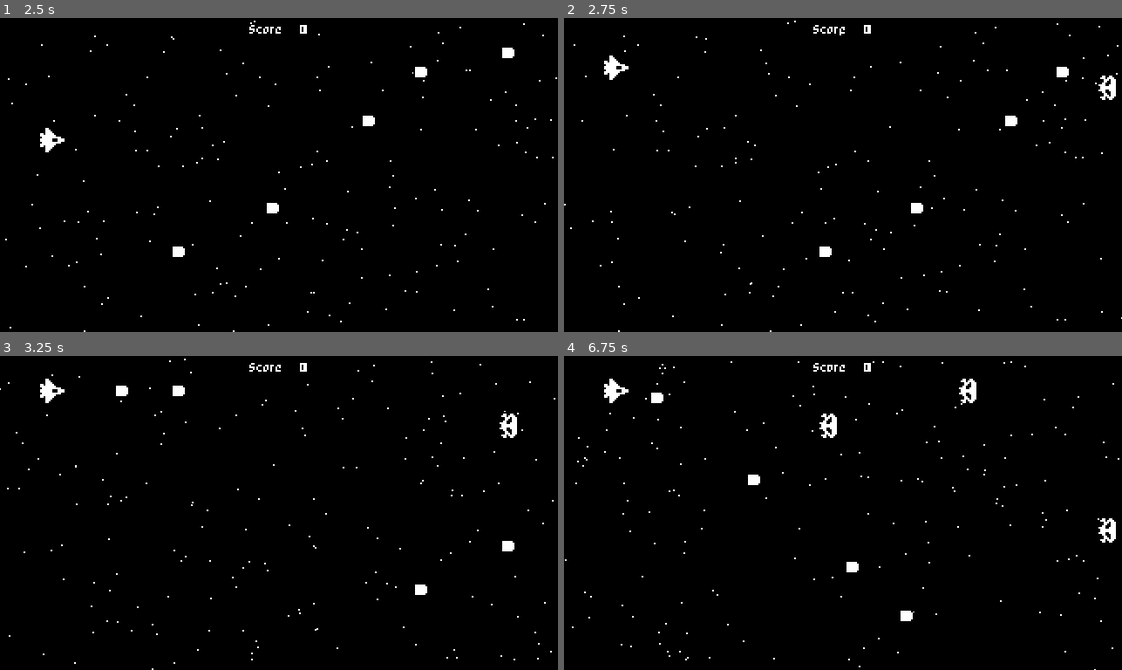
Above: before the commit, frames 1-4 (two rows, left to right).
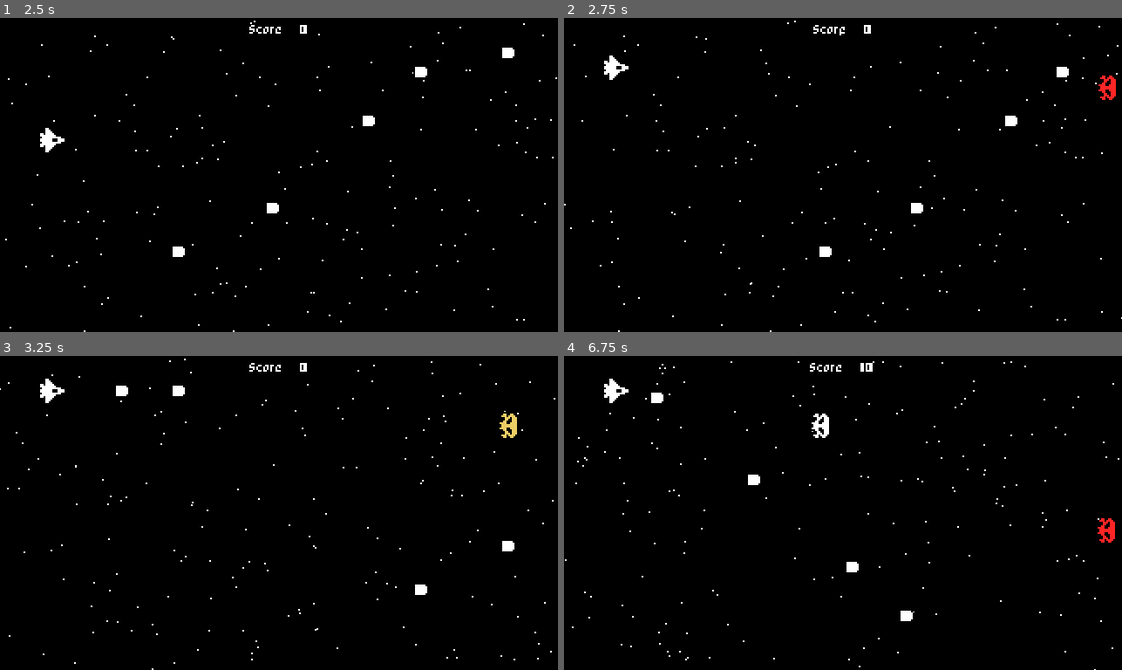
Above: after the commit, the same moments.

Repository: defvova/space_shooter
Game: Godot game, scene res://src/Levels/StartMenu.tscn
Same seed, same stepped clock (60 frames per second), same inputs: the game is played once before the commit and once after it.
Inputs:
- Up to frame 1 (2.5 s): tap Space at 0.5 s; hold Up (ui_up) 0.53-1.28 s; tap Enter (ui_accept) at 0.6, 0.77, 1.07, 1.35, 1.52, 1.82, 2.1 s; hold Down (ui_down) 1.28-2.03 s; hold Up (ui_up) from 2.03 s (still down)
- Up to frame 2 (2.75 s): keep holding Up (ui_up)
- Up to frame 3 (3.25 s): keep holding Up (ui_up); tap Enter (ui_accept) at 2.85, 3.02 s
- Up to frame 4 (6.75 s): tap Enter (ui_accept) at 3.32, 3.6, 3.77, 4.07, 4.35, 4.52, 4.82, 5.1, 5.85, 6.02, 6.32, 6.6 s; release Up (ui_up) at 3.53 s; hold Down (ui_down) 3.53-5.78 s; hold Up (ui_up) from 5.78 s (still down)

Frame 1 is identical in both runs. In frame 2, 0.2% of the frame differs, in the area x 95-99%, y 18-27%; in frame 3, 0.2%; in frame 4, 0.6%, in the area x 44-99%, y 2-60%.

Commit message:
Add more enemies

Diff:
--- a/src/Actors/Enemy/Enemy.gd
+++ b/src/Actors/Enemy/Enemy.gd
@@ -1,13 +1,68 @@
 extends Area2D
 
 export (int) var SPEED = 40
-export (int) var ARMOR = 3
-export (int) var SCORE_UP = 10
 export (int) var MAX_SPEED_UP = 100
 export (int) var SPEED_UP_BY = 2
 
+const ENEMY_PROPS = {
+	0: {
+		armor = 0,
+		color = 'ffffff',
+		score = 10,
+		can_fire = false
+	},
+	1: {
+		armor = 1,
+		color = 'ffffff',
+		score = 10,
+		can_fire = false
+	},
+	2: {
+		armor = 2,
+		color = 'edcf66',
+		score = 20,
+		can_fire = false
+	},
+	3: {
+		armor = 3,
+		color = 'ff2626',
+		score = 30,
+		can_fire = false
+	},
+	4: {
+		armor = 4,
+		color = 'c634e5',
+		score = 40,
+		can_fire = false
+	},
+	5: {
+		armor = 5,
+		color = 'f78438',
+		score = 100,
+		can_fire = true
+	}
+}
+var enemy_props
+var enemy_score = 10
+var can_fire = false
+
 const ExplosionEffect: Object = preload("res://src/Actors/ExplosionEffect.tscn")
 const HitEffect = preload("res://src/Actors/HitEffect.tscn")
+const Bullet = preload("res://src/Actors/Player/Bullet.tscn")
+
+func _ready() -> void:
+	var main = get_parent()
+	var lvl = 3
+
+	if main.is_in_group('Level'):
+		lvl = main.enemy_lvl
+
+	var rand = randi() % lvl + 1
+	enemy_props = ENEMY_PROPS[rand]
+	set_modulate(enemy_props.color)
+	enemy_score = enemy_props.score
+	can_fire = enemy_props.can_fire
+	fire()
 
 func _process(delta: float) -> void:
 	var main = get_parent()
@@ -22,24 +77,38 @@
 	var main = get_parent()
 
 	if main.is_in_group('Level'):
-		main.score += SCORE_UP
+		main.score += enemy_score
 		var speed = main.speed_up_velocity
 
 		if speed < MAX_SPEED_UP:
 			main.speed_up_velocity += SPEED_UP_BY
 
-			if speed > (MAX_SPEED_UP / 3):
+			if main.score >= 200 and main.score <= 400:
 				main.speed_up_spawner = 1
+
+			if main.score >= 1000 and main.score <= 1500:
+				main.speed_up_spawner = 0.5
+
+			if main.score >= 200 and main.score <= 500:
+				main.enemy_lvl = 4
+
+			if main.score >= 500 and main.score <= 1000:
+				main.enemy_lvl = 5
 
 func _on_Enemy_body_entered(body: Node) -> void:
 	body.queue_free()
 	create_hit_effect()
+	hit_enemy()
 
-	ARMOR -= 1
-	if ARMOR <= 0:
+	if enemy_props.armor <= 0:
 		score_up()
 		create_explosion()
 		queue_free()
+
+func hit_enemy() -> void:
+	var index = enemy_props.armor - 1
+	enemy_props = ENEMY_PROPS[index]
+	set_modulate(enemy_props.color)
 
 func create_explosion() -> void:
 	var explosion = ExplosionEffect.instance()
@@ -52,3 +121,18 @@
 
 	get_parent().call_deferred('add_child', hit_effect)
 	hit_effect.global_position = global_position
+
+func fire() -> void:
+	if not can_fire:
+		return
+
+	var bullet = Bullet.instance()
+	bullet.rotation_degrees = 180
+	bullet.global_position = global_position
+	bullet.collision_mask = 1
+	bullet.linear_velocity.x = -200
+
+	get_parent().call_deferred('add_child', bullet)
+
+func _on_Timer_timeout() -> void:
+	fire()
--- a/src/Actors/Enemy/Enemy.tscn
+++ b/src/Actors/Enemy/Enemy.tscn
@@ -4,6 +4,7 @@
 [ext_resource path="res://src/Actors/Enemy/Enemy.gd" type="Script" id=2]
 
 [node name="Enemy" type="Area2D"]
+modulate = Color( 0.968627, 0.517647, 0.219608, 1 )
 collision_layer = 2
 script = ExtResource( 2 )
 
@@ -22,5 +23,9 @@
 [node name="VisibilityNotifier2D" type="VisibilityNotifier2D" parent="."]
 position = Vector2( 0.5, 4.17233e-07 )
 scale = Vector2( 0.55, 0.8 )
+
+[node name="Timer" type="Timer" parent="."]
+autostart = true
 [connection signal="body_entered" from="." to="." method="_on_Enemy_body_entered"]
 [connection signal="screen_exited" from="VisibilityNotifier2D" to="." method="queue_free"]
+[connection signal="timeout" from="Timer" to="." method="_on_Timer_timeout"]
--- a/src/Actors/Player/Player.gd
+++ b/src/Actors/Player/Player.gd
@@ -4,6 +4,7 @@
 
 const Bullet: Object = preload('res://src/Actors/Player/Bullet.tscn')
 const ExplosionEffect: Object = preload("res://src/Actors/ExplosionEffect.tscn")
+const HitEffect = preload("res://src/Actors/HitEffect.tscn")
 var velocity: Vector2 = Vector2.ZERO
 var screen_size
 
@@ -43,3 +44,24 @@
 func _on_Area2D_area_entered(area: Area2D) -> void:
 	area.queue_free()
 	queue_free()
+
+func create_explosion() -> void:
+	var explosion = ExplosionEffect.instance()
+
+	get_parent().call_deferred('add_child', explosion)
+	explosion.global_position = global_position
+
+func create_hit_effect() -> void:
+	var hit_effect = HitEffect.instance()
+
+	get_parent().call_deferred('add_child', hit_effect)
+	hit_effect.global_position = global_position
+
+func _on_Area2D_body_entered(body: Node) -> void:
+	print(body)
+	if body.collision_mask == 1:
+		body.queue_free()
+		create_hit_effect()
+		create_explosion()
+
+		queue_free()
--- a/src/Actors/Player/Player.tscn
+++ b/src/Actors/Player/Player.tscn
@@ -24,3 +24,4 @@
 [node name="CollisionPolygon2D" type="CollisionPolygon2D" parent="Area2D"]
 polygon = PoolVector2Array( -8, -5, -5, -5, -5, -8, -2, -8, 2, -4, 2, -3, 5, -3, 8, -1, 8, 1, 5, 3, 2, 3, 2, 4, -2, 8, -5, 8, -5, 5, -8, 5 )
 [connection signal="area_entered" from="Area2D" to="." method="_on_Area2D_area_entered"]
+[connection signal="body_entered" from="Area2D" to="." method="_on_Area2D_body_entered"]
--- a/src/Levels/Level.gd
+++ b/src/Levels/Level.gd
@@ -3,6 +3,7 @@
 var score: int = 0 setget set_score
 var speed_up_velocity: int = 0
 var speed_up_spawner = 2
+var enemy_lvl = 3
 
 onready var score_label = $ScoreLabel
 
